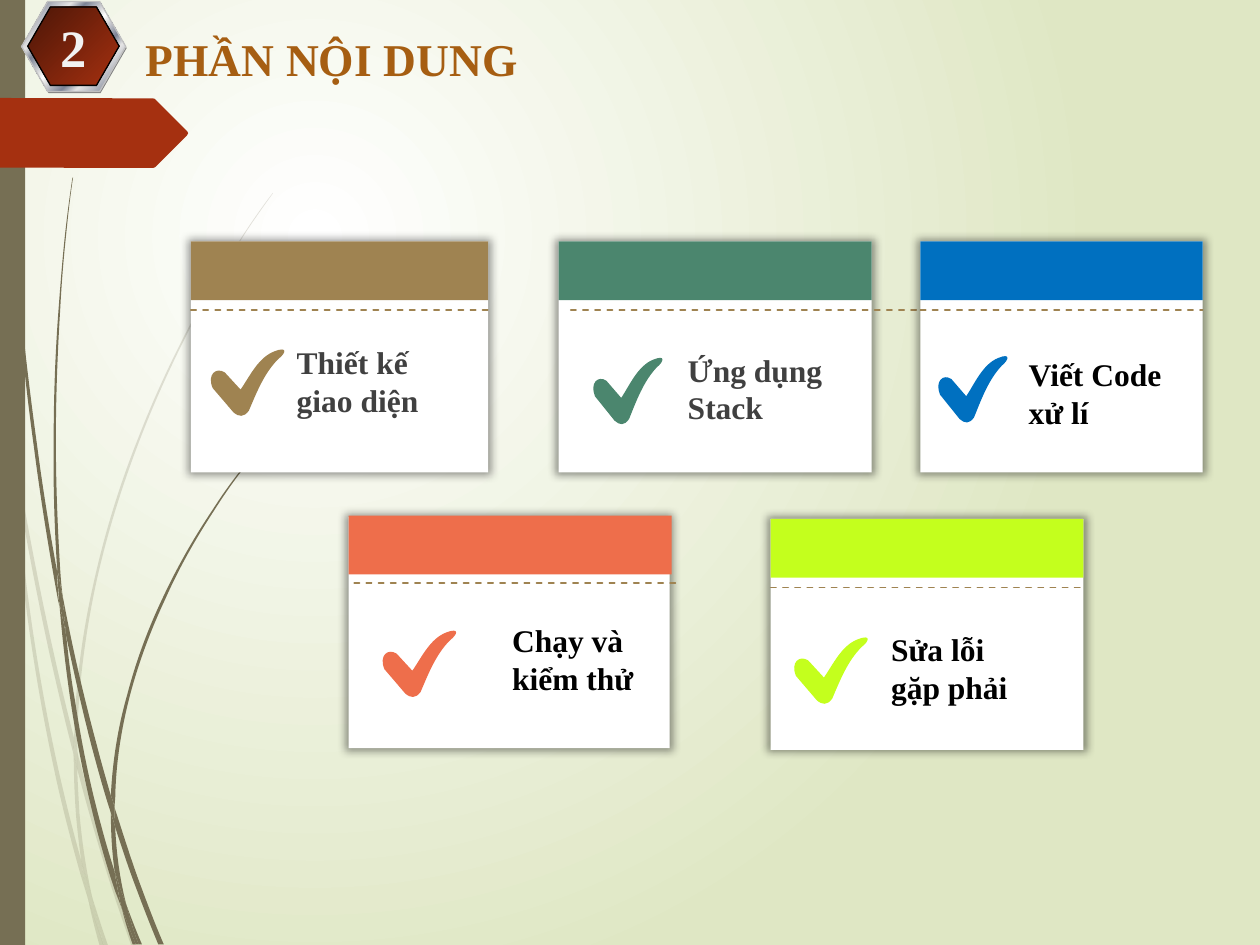
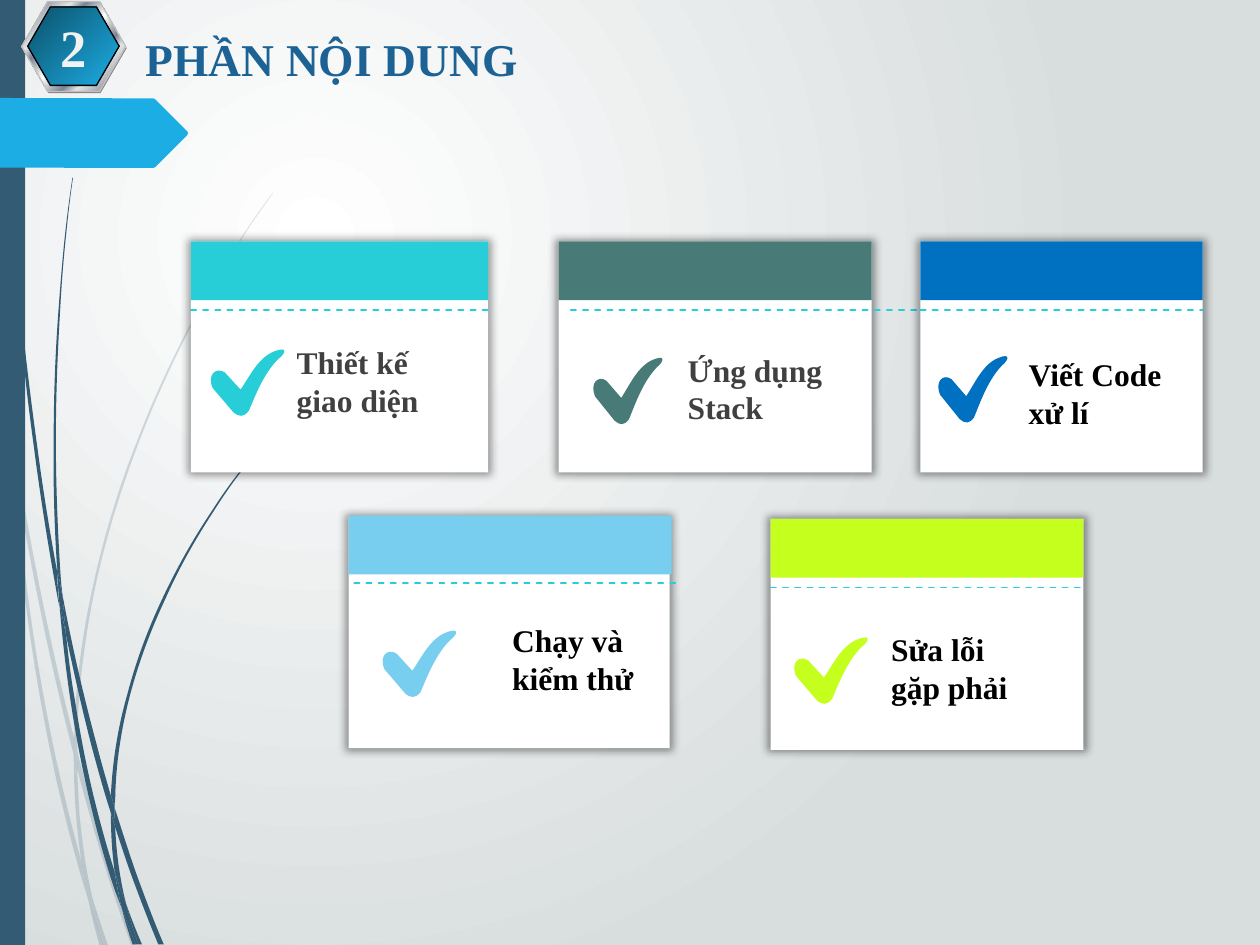
Before and after one commit to NguyenThanhNhuJS99/ThapHaNoi, a slide deck: slide 5 of BaoCaoDoAn.pptx. Drawn at 1260x945 pixels with LibreOffice and Linux fonts; fonts in the diff are those of the drawing. Boxes give left, top, right and bottom in pixels: in the first picture for what was removed or moved away, otherwise in the second. Text is boxed around its words. In the diff, an @@ line names an element or a change of style, - is before the commit and + after.

```diff
--- a/BaoCaoDoAn.pptx
+++ b/BaoCaoDoAn.pptx
@@ background gradient #FFFFFF to #DFE8C4 to gradient #FFFFFF to #D7DDE0 @@
@@ hexagon "2" at (28, 8, 120, 86): fill gradient #76220B to #A53010 to gradient #147CA3 to #1CADE4 @@
@@ text "PHẦN NỘI DUNG" at (146, 41, 517, 85): text colour #A65E12 to #1D6294 @@
@@ freeform shape at (0, 98, 188, 169): fill #A53010 to #1CADE4 @@
@@ fill #766F54 to #335B74 in 13 elements at (3, 0, 59, 606), (63, 595, 111, 813), (115, 808, 164, 944), (59, 601, 122, 910), (126, 906, 141, 945), (57, 566, 66, 636), (111, 433, 272, 808), (122, 910, 136, 945), (111, 813, 126, 906), (111, 795, 115, 827), (115, 871, 139, 944), (0, 0, 25, 945), (53, 178, 73, 595) @@
@@ rectangle at (192, 242, 489, 301): fill #9F8351 to #27CED7 @@
@@ line (192, 310) - (488, 310): stroke #9F8351 1 pt dashed to #27CED7 1 pt dashed @@
@@ line (571, 310) - (939, 310): stroke #9F8351 1 pt dashed to #27CED7 1 pt dashed @@
@@ line (921, 310) - (1202, 310): stroke #9F8351 1 pt dashed to #27CED7 1 pt dashed @@
@@ freeform shape at (210, 349, 284, 416): fill #9F8351 to #27CED7 @@
@@ rectangle at (349, 515, 672, 575): fill #EE6E4B to #77CEEF @@
@@ line (354, 583) - (675, 583): stroke #9F8351 1 pt dashed to #27CED7 1 pt dashed @@
@@ line (771, 587) - (1084, 587): stroke #9F8351 1 pt dashed to #27CED7 1 pt dashed @@
@@ freeform shape at (383, 631, 456, 698): fill #EE6E4B to #77CEEF @@
@@ fill #766F54 at 20% opacity to #335B74 at 20% opacity in 10 elements at (0, 355, 10, 441), (13, 435, 74, 755), (77, 751, 135, 945), (92, 896, 108, 945), (10, 441, 88, 900), (73, 755, 91, 896), (74, 193, 273, 751), (88, 900, 103, 945), (73, 738, 77, 769), (82, 861, 105, 945) @@
```
Also in this commit, not shown: 11 other slides changed, 1 slide added, 1 slide removed, 4 other files.
